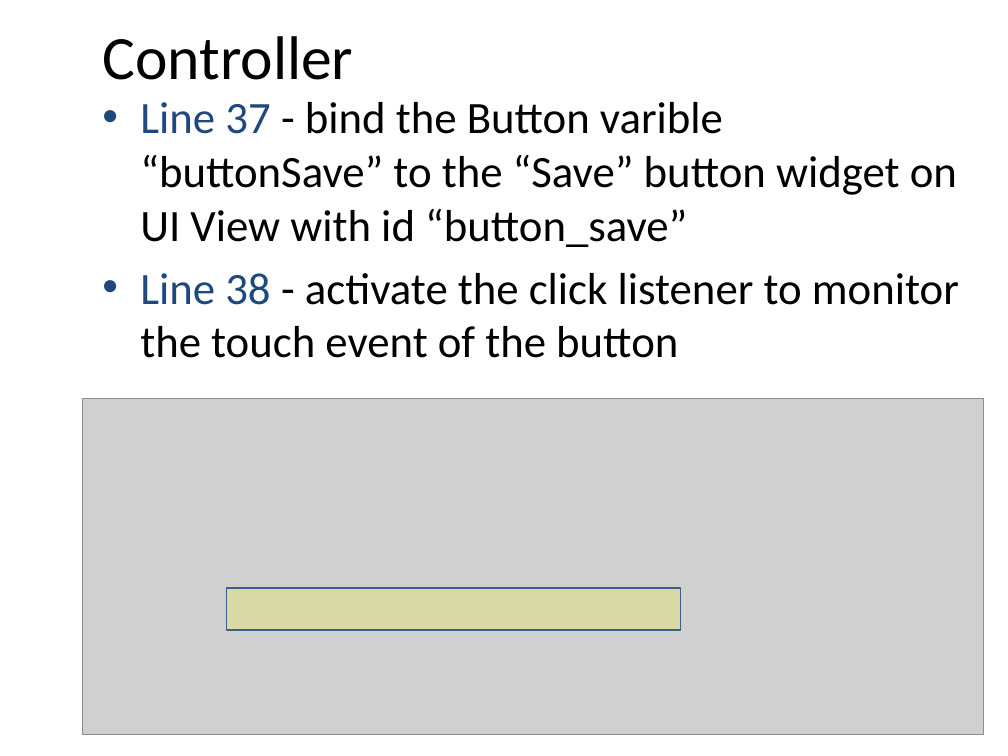
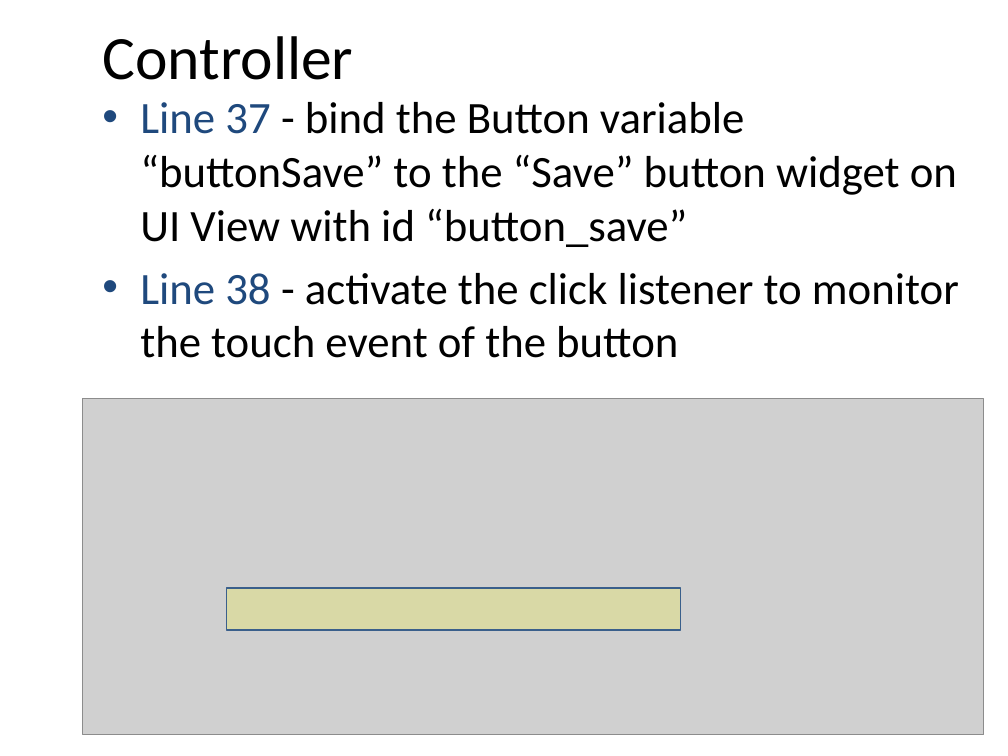
Before and after one commit to shiva-karthick/SP-Year-3-Files, a slide deck: slide 62 of computer/MAD/PowerpointSlides/Chapter3/Chapter03 - User Interface (v3.1)(1).pptx. Drawn at 1008x756 pixels with LibreOffice and Linux fonts; fonts in the diff are those of the drawing; grey boxes stand for pictures; background and template pictures are left out. Boxes give left, top, right and bottom in pixels: in the first picture for what was removed or moved away, otherwise in the second. Text is boxed around its words. In the diff, an @@ line names an element or a change of style, - is before the commit and + after.

```diff
--- a/computer/MAD/PowerpointSlides/Chapter3/Chapter03 - User Interface (v3.1)(1).pptx
+++ b/computer/MAD/PowerpointSlides/Chapter3/Chapter03 - User Interface (v3.1)(1).pptx
@@ text at (140, 102, 957, 247): text changed @@
-• Line 37 - bind the Button varible “buttonSave” to the “Save” button widget on UI View with id “button_save”
+• Line 37 - bind the Button variable “buttonSave” to the “Save” button widget on UI View with id “button_save”
```
Also in this commit, not shown: 1 other slide changed, 40 other files.
